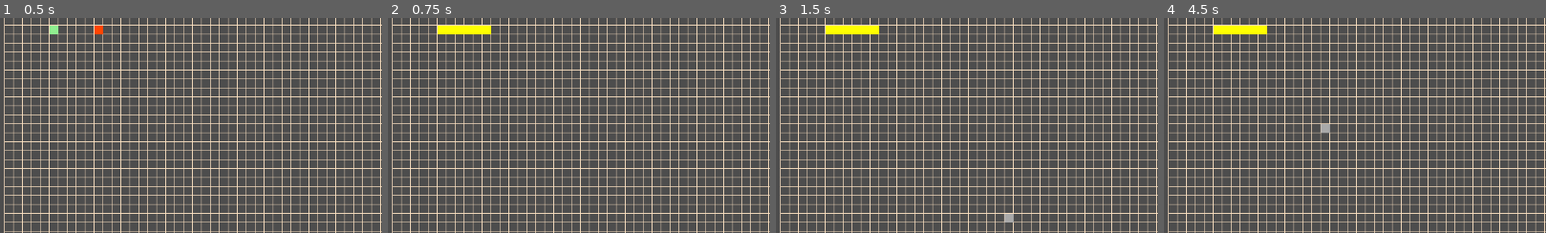
Above: before the commit, frames 1-4 (left to right).
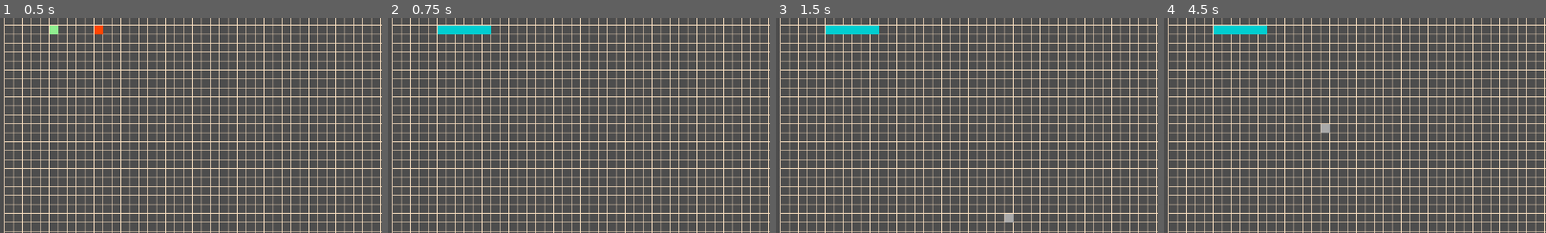
Above: after the commit, the same moments.

Repository: 12xsunx12/a--visualizer
Game: Godot game, scene res://Scenes/main.tscn
Same seed, same stepped clock (60 frames per second), same inputs: the game is played once before the commit and once after it.
Inputs (mouse positions are % of the whole screen's width and height, from its top left):
- Up to frame 1 (0.5 s): no input
- Up to frame 2 (0.75 s): tap Enter (ui_accept) at 0.5 s; move the mouse to (72, 45) at 0.52 s; tap E (press_e) at 0.6 s; click (72, 45) at 0.67 s
- Up to frame 3 (1.5 s): tap Enter (ui_accept) at 0.77, 1.25 s; move the mouse to (30, 55) at 1.27 s; tap E (press_e) at 1.35 s; click (30, 55) at 1.42 s
- Up to frame 4 (4.5 s): tap Enter (ui_accept) at 1.52, 2, 2.75, 3.02, 3.5, 3.77, 4.25 s; move the mouse to (60, 28) at 2.02 s; tap E (press_e) every 0.75 s from 2.1 to 4.35 s; click (60, 28) at 2.17 s; move the mouse to (45, 70) at 2.77 s; click (45, 70) at 2.92 s; move the mouse to (80, 65) at 3.52 s; click (80, 65) at 3.67 s; move the mouse to (20, 35) at 4.27 s; click (20, 35) at 4.42 s
The pictures show only the part of the screen within x 0-50%, y 9-59%; the shares and areas given below are measured in that part.

Frame 1 is identical in both runs. In frame 2, 0.6% of the frame differs, in the area x 13-27%, y 3-8%; in frame 3, 0.6%; in frame 4, 0.6%.

Commit message:
trying to change the _get_adjacent... to a better time complexity. regan's code is abysmal :)

Diff:
--- a/Scenes/astar3.gd
+++ b/Scenes/astar3.gd
@@ -13,7 +13,7 @@
 var curr_node: Nod = null 								# popped node being evald
 var pri_que: Array 						# the priority que
 var path: Array = [] 									# the constructed shortest path
-var max_evaluations = 10000 							# if astar can't find end in 5000 searches, throw error
+var max_evaluations = 15000 							# if astar can't find end in 5000 searches, throw error
 
 # // - - - - - - - - - - - - - - - - - - - - - - - - -
 func _process(delta):
@@ -94,7 +94,7 @@
 # // - - - - - - - - - - - - - - - - - - - - - - - - -
 func _draw_path():
 	for node in path:
-		draw_rect(Rect2(node.pos * Global.cell_size, Global.cell_size), Color.YELLOW)
+		draw_rect(Rect2(node.pos * Global.cell_size, Global.cell_size), Color.DARK_TURQUOISE)
 	queue_redraw()
 
 # // - - - - - - - - - - - - - - - - - - - - - - - - -
@@ -120,7 +120,7 @@
 			_get_adj_nodes(curr_node) # explore adjacent nodes
 			_place_lowest_f_at_front() # find lowest f node, and place at front of que
 			path.append(pri_que.front()) # append the chosen node
-			debug_print_f()
+			# debug_print_f()
 			counter += 1
 
 # // - - - - - - - - - - - - - - - - - - - - - - - - -
